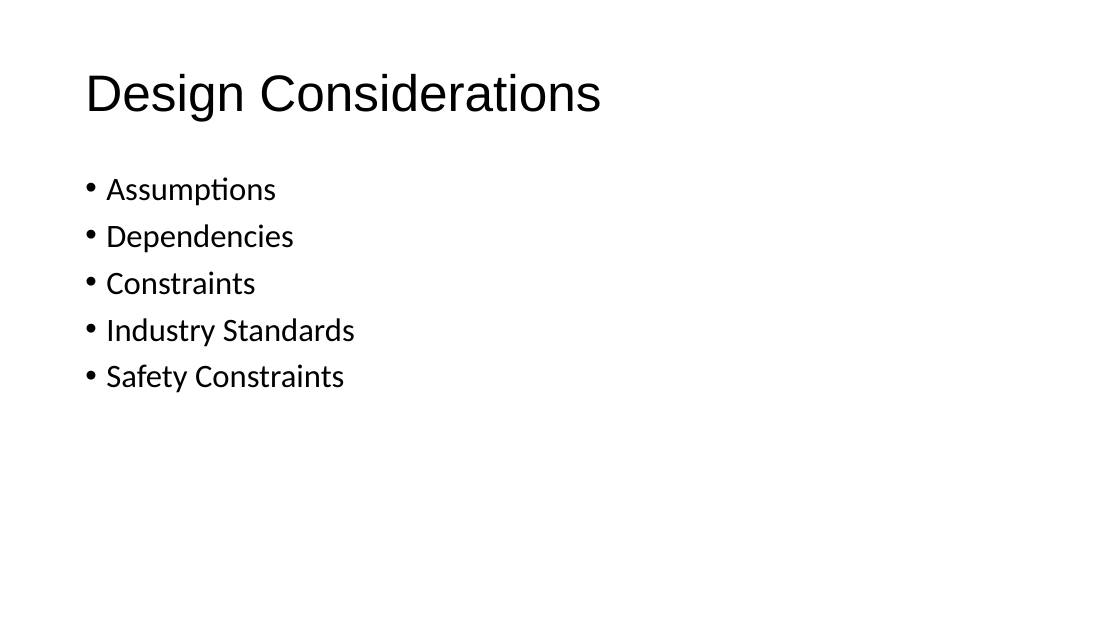
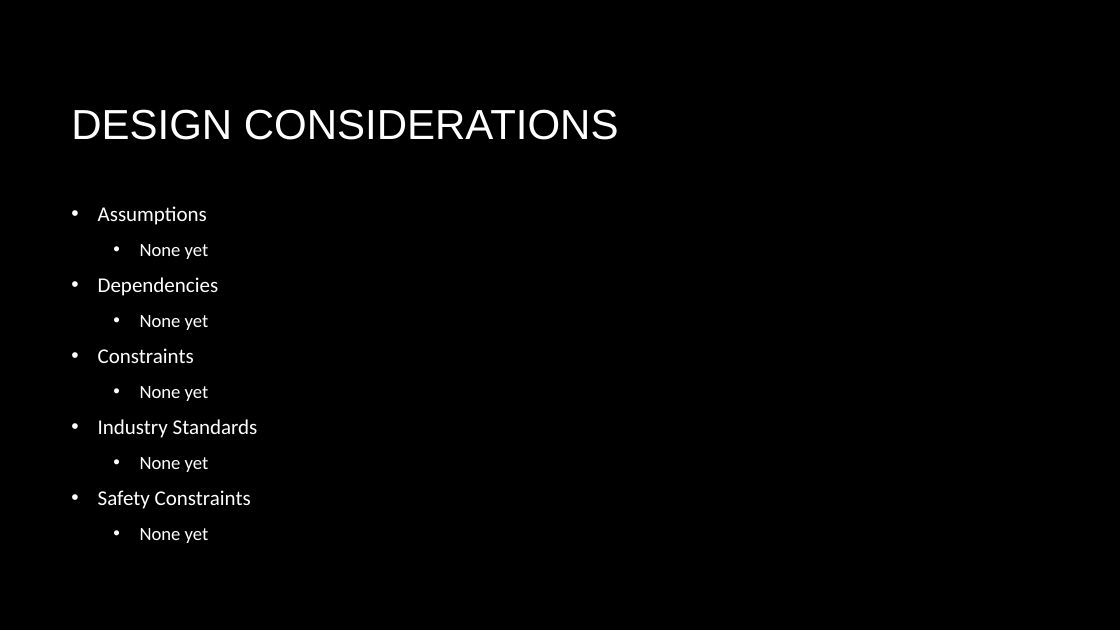
Before and after one commit to Burnetb8/Senior-Capstone, a slide deck: slide 3 of Documentation/Sprint 1 Pres.pptx. Drawn at 1120x630 pixels with LibreOffice and Linux fonts; fonts in the diff are those of the drawing; background and template pictures are left out. Boxes give left, top, right and bottom in pixels: in the first picture for what was removed or moved away, otherwise in the second. Text is boxed around its words. In the diff, an @@ line names an element or a change of style, - is before the commit and + after.

Commit message:
Change theme

```diff
--- a/Documentation/Sprint 1 Pres.pptx
+++ b/Documentation/Sprint 1 Pres.pptx
@@ background #FFFFFF to picture (left out) @@
@@ title at [71,109,619,140]: text changed; size 44 to 36 pt; text colour #000000 to #FFFFFF @@
-Design Considerations
+DESIGN CONSIDERATIONS
@@ text "Assumptions": place and size @@
-text "Assumptions" at [106,177,355,393]
+text "Assumptions" at [98,206,258,543]
@@ text at [98,206,258,509]: size 28 to 18 pt, text colour #000000 to #FFFFFF in "Assumptions", "Dependencies", "Constraints", "Industry Standards" and 1 more places; indent changed; line spacing 0.9 to 1 @@
@@ text at [140,244,209,259]: paragraph added @@
+  • None yet
@@ text at [140,315,209,330]: paragraph added @@
+  • None yet
@@ text at [140,386,209,401]: paragraph added @@
+  • None yet
@@ text at [140,457,209,472]: paragraph added @@
+  • None yet
@@ text at [140,528,209,543]: paragraph added @@
+  • None yet
```
Also in this commit, not shown: 9 other slides changed.
